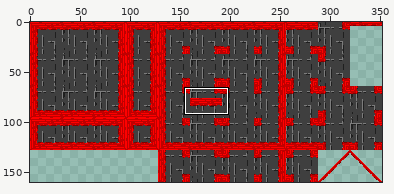
A sprite sheet gets an edit: Assets/GFX/Tiils/owoa.png. The first picture is a wide view before the edit; the outline marks the close-up.
Close-up. As it was:
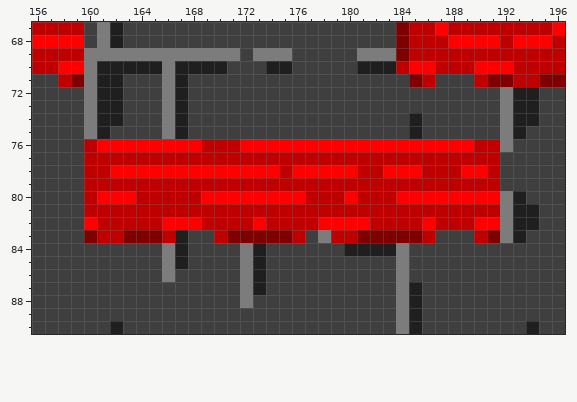
The file is 352x160 pixels. Shown: x 156..196, y 67..90.
The same view after the edit:
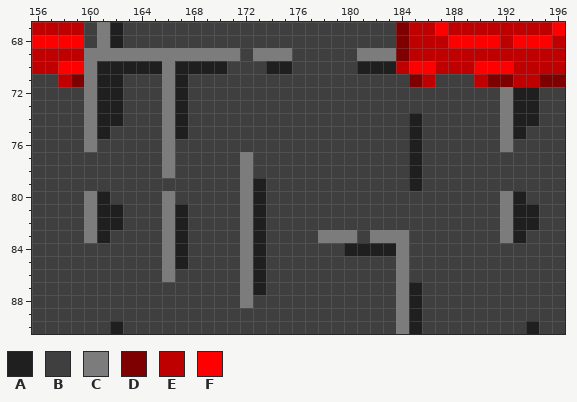
Palette (. is transparent): A #1f1f1f  B #3f3f3f  C #7c7c7c  D #7f0000  E #bf0000  F #ff0000
Change:
{"y":76,"x":160,"old":"EFFFFFFFFEEEFFFFFFFFFFFFFFFFFFEE","new":"CBBBBBCBBBBBBBBBBBBBBBBBBABBBBBB"}
{"y":77,"x":160,"old":"EEEEEEEEEEEEEEEEEEEEEEEEEEEEEEEE","new":"BBBBBBCBBBBBCBBBBBBBBBBBBABBBBBB"}
{"y":78,"x":160,"old":"EEFFFFFFFFFFFFFEFFFFFEEFFFEEEFFE","new":"BBBBBBCBBBBBCBBBBBBBBBBBBABBBBBB"}
{"y":79,"x":160,"old":"EEEEEEEEEEEEEEEEEEEEEEEEEEEEEEEE","new":"BBBBBBBBBBBBCABBBBBBBBBBBABBBBBB"}
{"y":80,"x":160,"old":"EFFFEEEEEFFFFFFFFEEEFEEEFFFFFFFF","new":"CABBBBCBBBBBCABBBBBBBBBBBBBBBBBB"}
{"y":81,"x":160,"old":"EEEEEEEEEEEEEEEEEEEEEEEEEEEEEEEE","new":"CAABBBCABBBBCABBBBBBBBBBBBBBBBBB"}
{"y":82,"x":160,"old":"FEEEEEFFFEEEEFEEEEFFFFEEEEFEEEFF","new":"CAABBBCABBBBCABBBBBBBBBBBBBBBBBB"}
{"y":83,"x":160,"old":"DEEDDDE","new":"CABBBBC"}
{"y":83,"x":170,"old":"EDDDDDE","new":"BBCABBB"}
{"y":83,"x":179,"old":"EEDDDDDE","new":"CCBCCCBB"}
{"y":83,"x":190,"old":"ED","new":"BB"}
{"label":"changed","picture_box":[84,139,500,243]}
